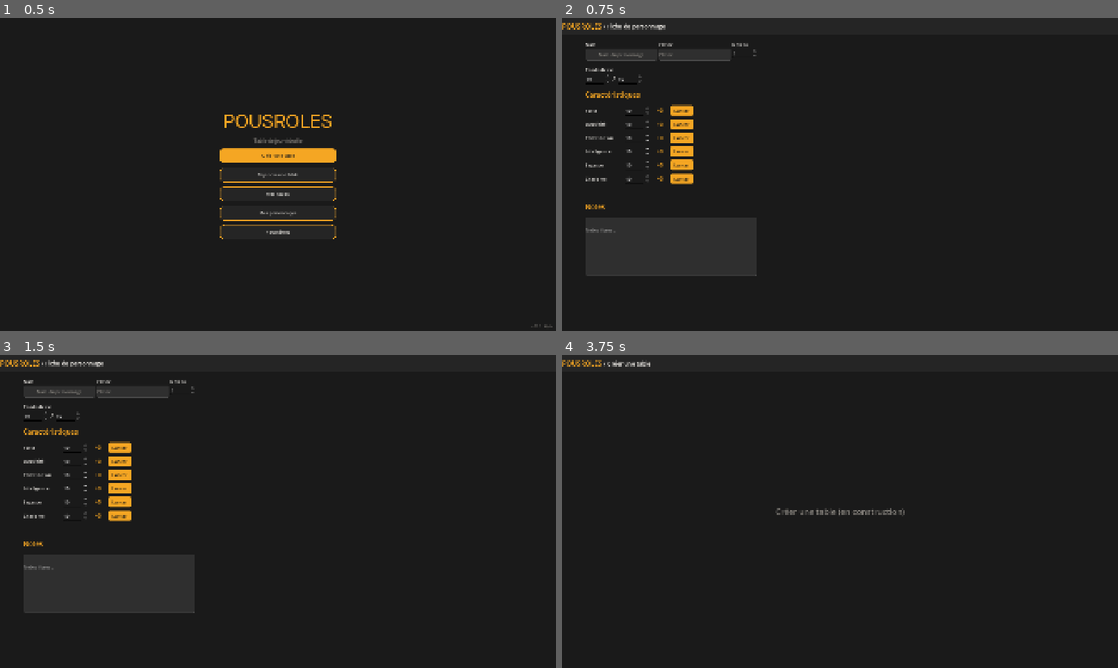
Above: before the commit, frames 1-4 (two rows, left to right).
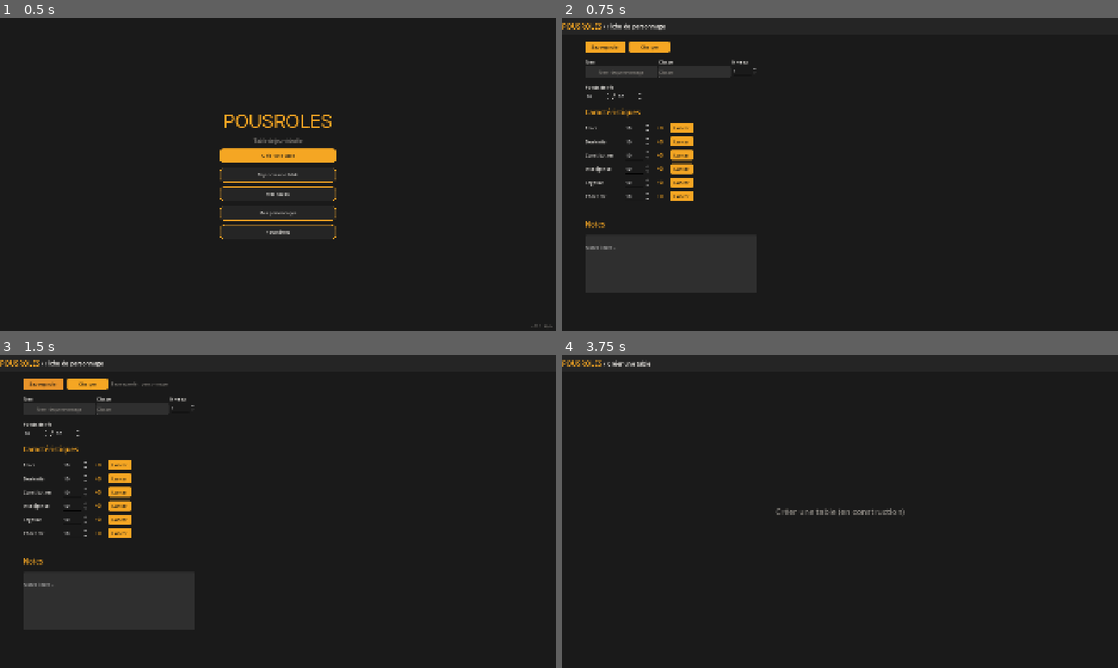
Above: after the commit, the same moments.

Repository: OznyRin/VTT
Game: Godot game, scene res://scenes/main_menu.tscn
The game is run twice, just before and just after one commit, with the same random seed, the same clock (stepped at 60 frames per second) and the same inputs.
Inputs (mouse positions are in pixels of both pictures, inside the frame that each line leads up to):
- Up to frame 1 (0.5 s): no input
- Up to frame 2 (0.75 s): click "Mes personnages" at 0.5 s
- Up to frame 3 (1.5 s): click (44, 383) at 1.25 s, where only the run after the commit has a clickable "Sauvegarder"
- Up to frame 4 (3.75 s): click (650, 383) at 2 s, where only the run after the commit has a clickable "Charger"; click "POUSROLES" at 2.75 s; click "Créer une table" at 3.5 s

Frame 1 is identical in both runs. In frame 2, 3.2% of the frame differs, in the area x 4-35%, y 7-83%; in frame 3, 3.3%; in frame 4, nothing differs.

Commit message:
Sauvegarde et chargement des fiches de personnage en JSON

Diff:
--- a/scenes/character_sheet.tscn
+++ b/scenes/character_sheet.tscn
@@ -52,6 +52,21 @@
 layout_mode = 2
 theme_override_constants/separation = 20
 
+[node name="SaveRow" type="HBoxContainer" parent="Content/VBox" unique_id=132028422]
+layout_mode = 2
+theme_override_constants/separation = 12
+
+[node name="BtnSave" type="Button" parent="Content/VBox/SaveRow" unique_id=2057617479]
+layout_mode = 2
+text = "Sauvegarder"
+
+[node name="BtnLoad" type="Button" parent="Content/VBox/SaveRow" unique_id=143604749]
+layout_mode = 2
+text = "Charger"
+
+[node name="SaveStatus" type="Label" parent="Content/VBox/SaveRow" unique_id=929268638]
+layout_mode = 2
+
 [node name="IdentityRow" type="HBoxContainer" parent="Content/VBox" unique_id=1212923352]
 layout_mode = 2
 
--- a/scripts/character_sheet.gd
+++ b/scripts/character_sheet.gd
@@ -122,6 +122,29 @@
 	for stat in stat_names:
 		_update_modifier(stat, 10)
 
+	# Boutons sauvegarder/charger
+	var save_style = StyleBoxFlat.new()
+	save_style.bg_color = Color("#F5A623")
+	save_style.corner_radius_top_left = 6
+	save_style.corner_radius_top_right = 6
+	save_style.corner_radius_bottom_left = 6
+	save_style.corner_radius_bottom_right = 6
+	var save_hover = save_style.duplicate()
+	save_hover.bg_color = Color("#E8932A")
+
+	for btn in [$Content/VBox/SaveRow/BtnSave, $Content/VBox/SaveRow/BtnLoad]:
+		btn.add_theme_stylebox_override("normal", save_style)
+		btn.add_theme_stylebox_override("hover", save_hover)
+		btn.add_theme_stylebox_override("pressed", save_hover)
+		btn.add_theme_color_override("font_color", Color("#1A1A1A"))
+		btn.add_theme_color_override("font_hover_color", Color("#1A1A1A"))
+		btn.custom_minimum_size = Vector2(140, 40)
+
+	$Content/VBox/SaveRow/SaveStatus.add_theme_color_override("font_color", Color("#8A8680"))
+
+	$Content/VBox/SaveRow/BtnSave.pressed.connect(_on_save)
+	$Content/VBox/SaveRow/BtnLoad.pressed.connect(_on_load)
+
 func _on_home_pressed():
 	get_tree().change_scene_to_file("res://scenes/main_menu.tscn")
 
@@ -164,3 +187,78 @@
 		children.append(child)
 		children.append_array(get_all_children(child))
 	return children
+func _on_save():
+	var data = {
+		"name": $Content/VBox/IdentityRow/NameGroup/NameEdit.text,
+		"class": $Content/VBox/IdentityRow/ClassGroup/ClassEdit.text,
+		"level": $Content/VBox/IdentityRow/LevelGroup/LevelSpin.value,
+		"hp_current": $Content/VBox/HPRow/HPGroup/HPInputs/HPCurrent.value,
+		"hp_max": $Content/VBox/HPRow/HPGroup/HPInputs/HPMax.value,
+		"notes": $Content/VBox/NotesEdit.text,
+		"stats": {}
+	}
+
+	for stat in stat_names:
+		data["stats"][stat] = $Content/VBox/StatsGrid.get_node("Stat" + stat).value
+
+	var char_name = data["name"].strip_edges()
+	if char_name == "":
+		char_name = "personnage"
+
+	var dir = DirAccess.open("user://")
+	if not dir.dir_exists("saves"):
+		dir.make_dir("saves")
+
+	var file_path = "user://saves/" + char_name.to_lower().replace(" ", "_") + ".json"
+	var file = FileAccess.open(file_path, FileAccess.WRITE)
+	file.store_string(JSON.stringify(data, "\t"))
+	file.close()
+
+	$Content/VBox/SaveRow/SaveStatus.text = "Sauvegardé : " + char_name
+
+func _on_load():
+	var dir = DirAccess.open("user://saves/")
+	if not dir:
+		$Content/VBox/SaveRow/SaveStatus.text = "Aucune sauvegarde trouvée"
+		return
+
+	# Charger le dernier fichier trouvé
+	var files = []
+	dir.list_dir_begin()
+	var file_name = dir.get_next()
+	while file_name != "":
+		if file_name.ends_with(".json"):
+			files.append(file_name)
+		file_name = dir.get_next()
+	dir.list_dir_end()
+
+	if files.is_empty():
+		$Content/VBox/SaveRow/SaveStatus.text = "Aucune sauvegarde trouvée"
+		return
+
+	# Charger le premier fichier trouvé (on améliorera plus tard avec un sélecteur)
+	var file_path = "user://saves/" + files[0]
+	var file = FileAccess.open(file_path, FileAccess.READ)
+	var json_text = file.get_as_text()
+	file.close()
+
+	var json = JSON.new()
+	var error = json.parse(json_text)
+	if error != OK:
+		$Content/VBox/SaveRow/SaveStatus.text = "Erreur de lecture"
+		return
+
+	var data = json.data
+
+	$Content/VBox/IdentityRow/NameGroup/NameEdit.text = data["name"]
+	$Content/VBox/IdentityRow/ClassGroup/ClassEdit.text = data["class"]
+	$Content/VBox/IdentityRow/LevelGroup/LevelSpin.value = data["level"]
+	$Content/VBox/HPRow/HPGroup/HPInputs/HPCurrent.value = data["hp_current"]
+	$Content/VBox/HPRow/HPGroup/HPInputs/HPMax.value = data["hp_max"]
+	$Content/VBox/NotesEdit.text = data["notes"]
+
+	for stat in stat_names:
+		$Content/VBox/StatsGrid.get_node("Stat" + stat).value = data["stats"][stat]
+		_update_modifier(stat, data["stats"][stat])
+
+	$Content/VBox/SaveRow/SaveStatus.text = "Chargé : " + data["name"]
